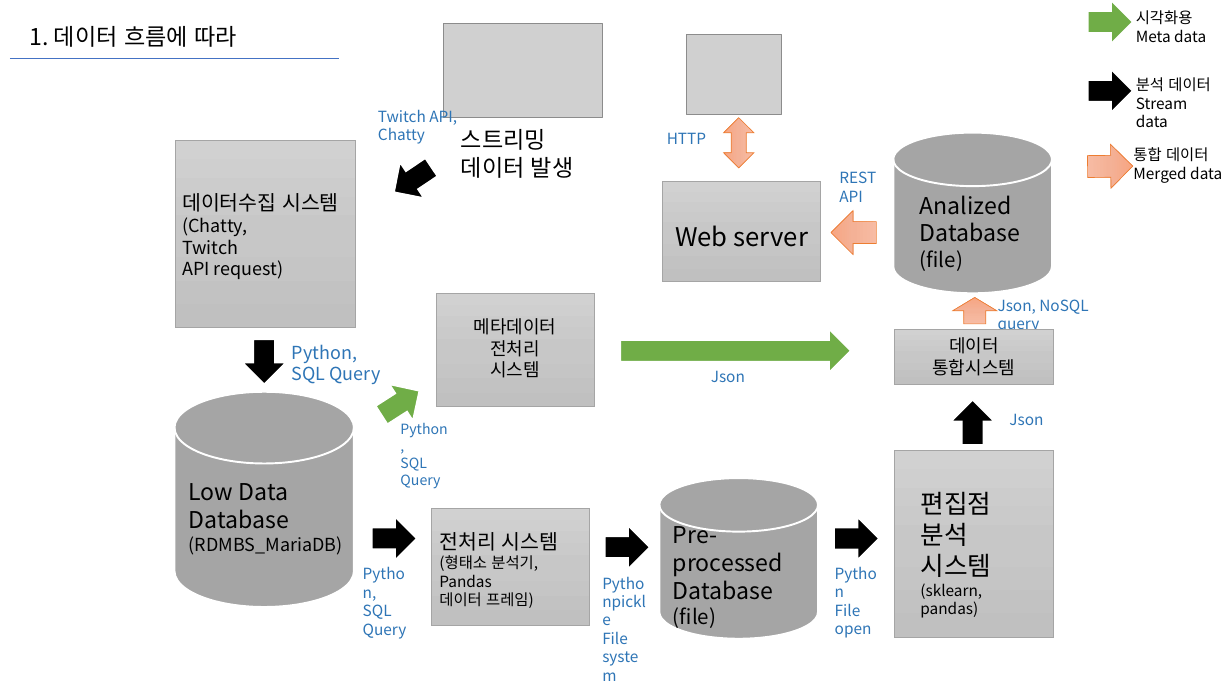
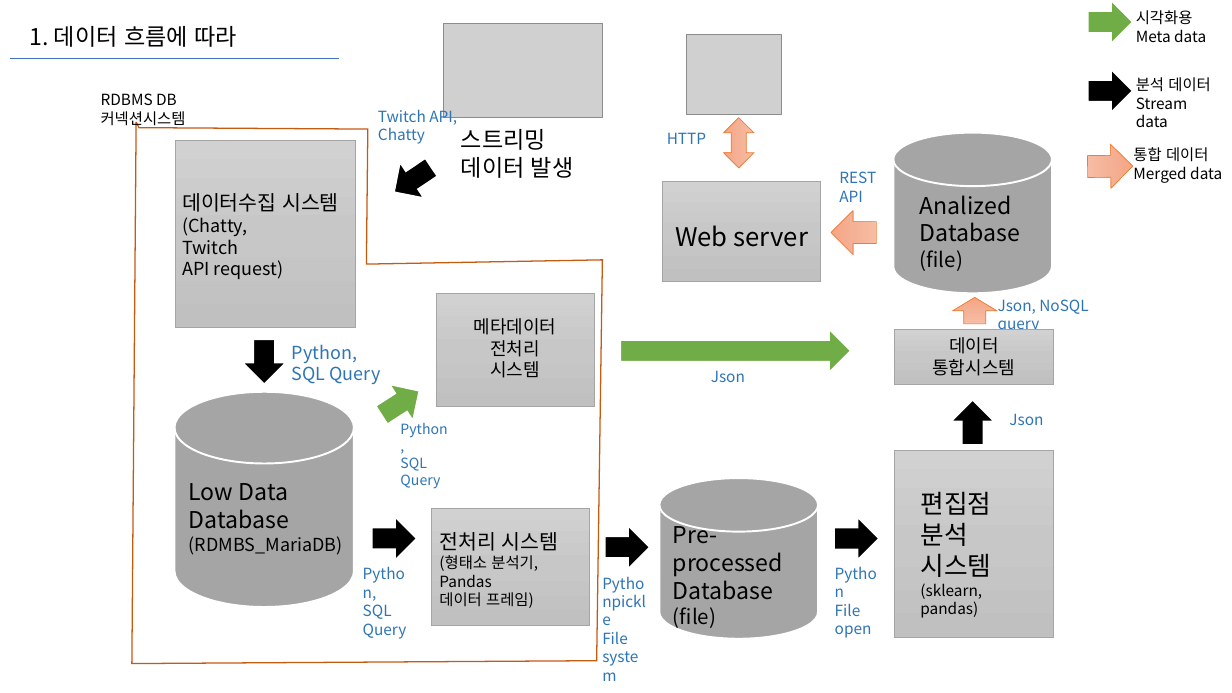
Before and after one commit to chanuuuuu/OnAD_project, a slide deck: slide 3 of docs/19_시스템구성도/시스템구성도.pptx. Drawn at 1232x693 pixels with LibreOffice and Linux fonts; fonts in the diff are those of the drawing; grey boxes stand for pictures. Boxes give left, top, right and bottom in pixels: in the first picture for what was removed or moved away, otherwise in the second. Text is boxed around its words. In the diff, an @@ line names an element or a change of style, - is before the commit and + after.

```diff
--- a/docs/19_시스템구성도/시스템구성도.pptx
+++ b/docs/19_시스템구성도/시스템구성도.pptx
@@ text added at (101, 93, 186, 129), 12 pt, text #000000 @@
+RDBMS DB
+커넥션시스템
@@ freeform shape added at (132, 122, 603, 664), outline #C55A11 1 pt @@
```
Also in this commit, not shown: 9 other files.
